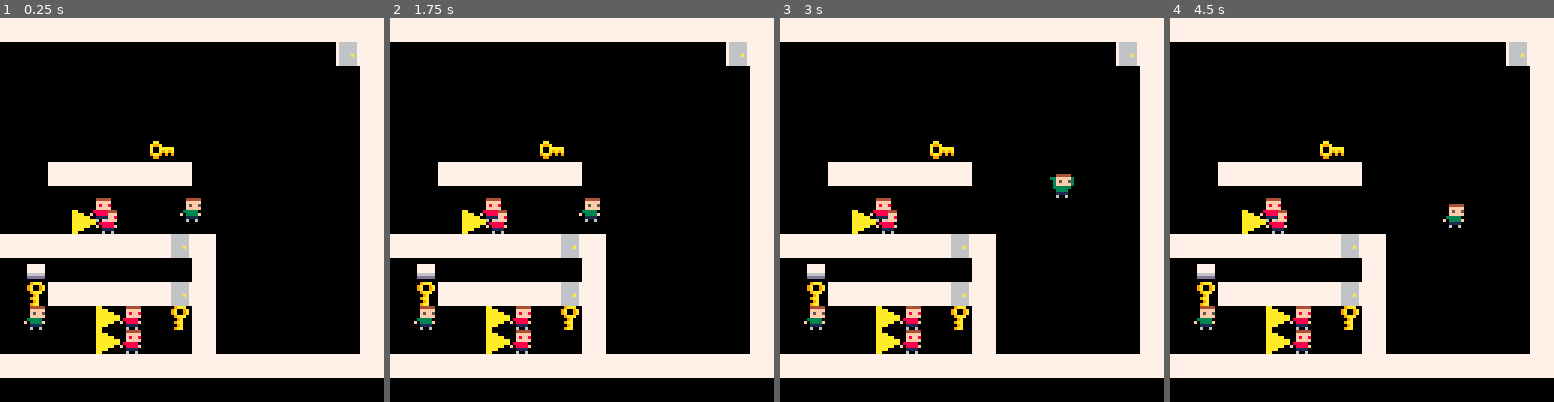
Above: before the commit, frames 1-4 (left to right).
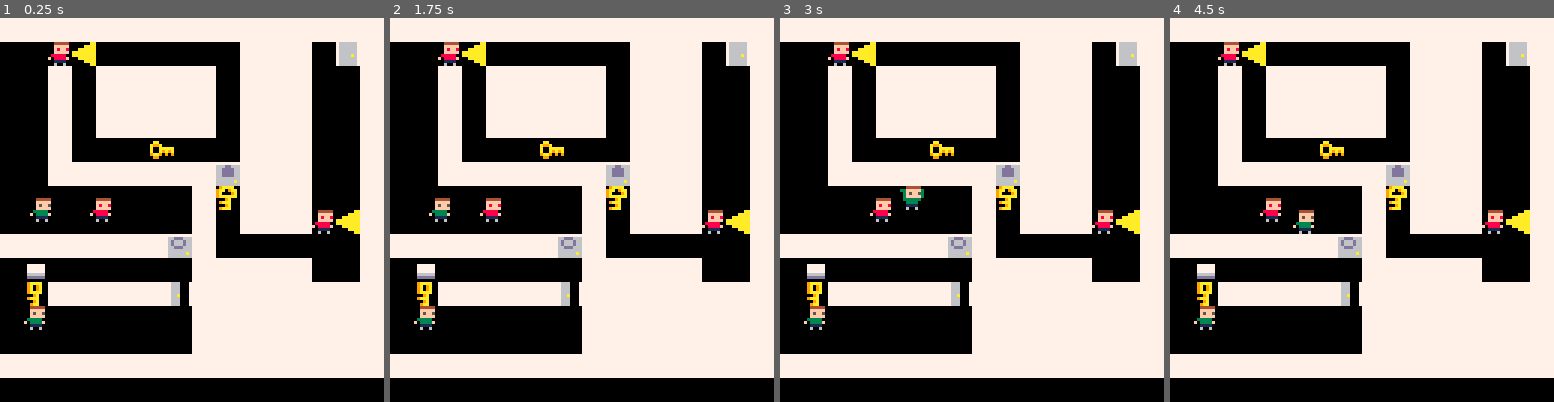
Above: after the commit, the same moments.

Repository: HuskyGameDev/2020f-team7
Game: PICO-8 cartridge shoebox.p8
Two runs of this game, one before a commit and one after it. Both use one fixed random seed, a clock stepped at 60 frames per second and the inputs below.
Inputs:
- Up to frame 1 (0.25 s): no input
- Up to frame 2 (1.75 s): tap X (X key) at 0.33, 1.07 s; tap O (Z key) at 0.7, 1.7 s; hold Right from 1.6 s (still down)
- Up to frame 3 (3 s): tap X (X key) at 1.85, 2.97 s; release Right at 2.1 s; tap O (Z key) at 2.1, 2.5, 2.9 s; hold Up 2.15-2.42 s; hold Right from 2.47 s (still down)
- Up to frame 4 (4.5 s): release Right at 3.03 s; hold Left 3.08-3.58 s; tap O (Z key) at 3.3, 3.7, 4.1 s; hold Down 3.63-3.97 s; hold Right from 4.02 s (still down); tap X (X key) at 4.08 s

The runs differ from the first frame. In frame 1, 30% of the frame differs, in the area x 7-94%, y 6-88%; in frame 2, 30%; in frame 3, 30%; in frame 4, 30%.

Commit message:
Basic outline for first level done. TODO: Make changes and use entities rather than draw things directly onto map.

Diff:
--- a/shoebox.p8
+++ b/shoebox.p8
@@ -55,7 +55,7 @@
  _upd = gameupd
  _drw = drawgame
  player1 = newentity(
-  newpos(60, 60, 8, 8),
+  newpos(10, 60, 8, 8),
   newsprite(1),
   newmovement(false, false, false, false, 1),
   newPcontrol(0)
@@ -282,17 +282,17 @@
 0000000000000000000000000000000000000000000000000000000000000000000000000000000000000000000000000000000000000000000000000000000000000000000000000000000000000000000000000000000000000000000000000000000000000000000000000000000000000000000000000000000000000000
 __map__
 4343434343434343434343434343434300004343434343434343434343434343434343000000000000000000000000000000000000000000000000000000000000000000000000000000000000000000000000000000000000000000000000000000000000000000000000000000000000000000000000000000000000000000
-0000000000000000000000000000404300004300000000000000000000000000004043000000000000000000000000000000000000000000000000000000000000000000000000000000000000000000000000000000000000000000000000000000000000000000000000000000000000000000000000000000000000000000
-0000000000000000000000000000004300004300000000000000000000000000000043000000000000000000000000000000000000000000000000000000000000000000000000000000000000000000000000000000000000000000000000000000000000000000000000000000000000000000000000000000000000000000
-0000000000000000000000000000004300004300000000000000000000000000000043000000000000000000000000000000000000000000000000000000000000000000000000000000000000000000000000000000000000000000000000000000000000000000000000000000000000000000000000000000000000000000
-0000000000000000000000000000004300004300000000000000000000000000000043000000000000000000000000000000000000000000000000000000000000000000000000000000000000000000000000000000000000000000000000000000000000000000000000000000000000000000000000000000000000000000
-0000000000000000000000000000004300004300000000000000000000000000000043000000000000000000000000000000000000000000000000000000000000000000000000000000000000000000000000000000000000000000000000000000000000000000000000000000000000000000000000000000000000000000
-0000434343434343000000000000004300004300004343434343430000000000000043000000000000000000000000000000000000000000000000000000000000000000000000000000000000000000000000000000000000000000000000000000000000000000000000000000000000000000000000000000000000000000
-0000000000000000000000000000004300004300000000000000000000000000000043000000000000000000000000000000000000000000000000000000000000000000000000000000000000000000000000000000000000000000000000000000000000000000000000000000000000000000000000000000000000000000
-0000008110000000000000000000004300004300000081100000000000000000000043000000000000000000000000000000000000000000000000000000000000000000000000000000000000000000000000000000000000000000000000000000000000000000000000000000000000000000000000000000000000000000
-4343434343434340430000000000004300004343434343434343404300000000000043000000000000000000000000000000000000000000000000000000000000000000000000000000000000000000000000000000000000000000000000000000000000000000000000000000000000000000000000000000000000000000
-0048000000000000430000000000004300004300000000000000004300000000000043000000000000000000000000000000000000000000000000000000000000000000000000000000000000000000000000000000000000000000000000000000000000000000000000000000000000000000000000000000000000000000
-0045434343434340430000000000004300004300004343434343404300000000000043000000000000000000000000000000000000000000000000000000000000000000000000000000000000000000000000000000000000000000000000000000000000000000000000000000000000000000000000000000000000000000
-0001000081100045430000000000004300004300010000811000454300000000000043000000000000000000000000000000000000000000000000000000000000000000000000000000000000000000000000000000000000000000000000000000000000000000000000000000000000000000000000000000000000000000
-0000000081100000430000000000004300004300000000811000004300000000000043000000000000000000000000000000000000000000000000000000000000000000000000000000000000000000000000000000000000000000000000000000000000000000000000000000000000000000000000000000000000000000
+0000108400000000000043434300404300004300811000000000818110434343004043000000000000000000000000000000000000000000000000000000000000000000000000000000000000000000000000000000000000000000000000000000000000000000000000000000000000000000000000000000000000000000
+0000430043434343430043434300004300004300004300434343434300434343000043000000000000000000000000000000000000000000000000000000000000000000000000000000000000000000000000000000000000000000000000000000000000000000000000000000000000000000000000000000000000000000
+0000430043434343430043434300004300004300004300434343434300434343000043000000000000000000000000000000000000000000000000000000000000000000000000000000000000000000000000000000000000000000000000000000000000000000000000000000000000000000000000000000000000000000
+000043004343434343004343430000430000430000430043434343434d434343000043000000000000000000000000000000000000000000000000000000000000000000000000000000000000000000000000000000000000000000000000000000000000000000000000000000000000000000000000000000000000000000
+0000430000000000000043434300004300004300004310848400000000434343000043000000000000000000000000000000000000000000000000000000000000000000000000000000000000000000000000000000000000000000000000000000000000000000000000000000000000000000000000000000000000000000
+0000434343434343435d4343430000430000430000434343434343435e434343000043000000000000000000000000000000000000000000000000000000000000000000000000000000000000000000000000000000000000000000000000000000000000000000000000000000000000000000000000000000000000000000
+0000000000000000434e4343430000430000434c000081100000004300434343000043000000000000000000000000000000000000000000000000000000000000000000000000000000000000000000000000000000000000000000000000000000000000000000000000000000000000000000000000000000000000000000
+0000000000000000430043434310844300004300000081100000004300434343100043000000000000000000000000000000000000000000000000000000000000000000000000000000000000000000000000000000000000000000000000000000000000000000000000000000000000000000000000000000000000000000
+434343434343435c4300000000000043000043434343434343435b4300000000820043000000000000000000000000000000000000000000000000000000000000000000000000000000000000000000000000000000000000000000000000000000000000000000000000000000000000000000000000000000000000000000
+0048000000000000434343434300004300004300000000000000004343434343000043000000000000000000000000000000000000000000000000000000000000000000000000000000000000000000000000000000000000000000000000000000000000000000000000000000000000000000000000000000000000000000
+004a4343434343414343434343434343000043000043434343435a4343434343434343000000000000000000000000000000000000000000000000000000000000000000000000000000000000000000000000000000000000000000000000000000000000000000000000000000000000000000000000000000000000000000
+00010000000000004343434343434343000043000100008110004b4343434343434343000000000000000000000000000000000000000000000000000000000000000000000000000000000000000000000000000000000000000000000000000000000000000000000000000000000000000000000000000000000000000000
+0000000000000000434343434343434300004300000000811000004343434343434343000000000000000000000000000000000000000000000000000000000000000000000000000000000000000000000000000000000000000000000000000000000000000000000000000000000000000000000000000000000000000000
 4343434343434343434343434343434300004343434343434343434343434343434343000000000000000000000000000000000000000000000000000000000000000000000000000000000000000000000000000000000000000000000000000000000000000000000000000000000000000000000000000000000000000000
